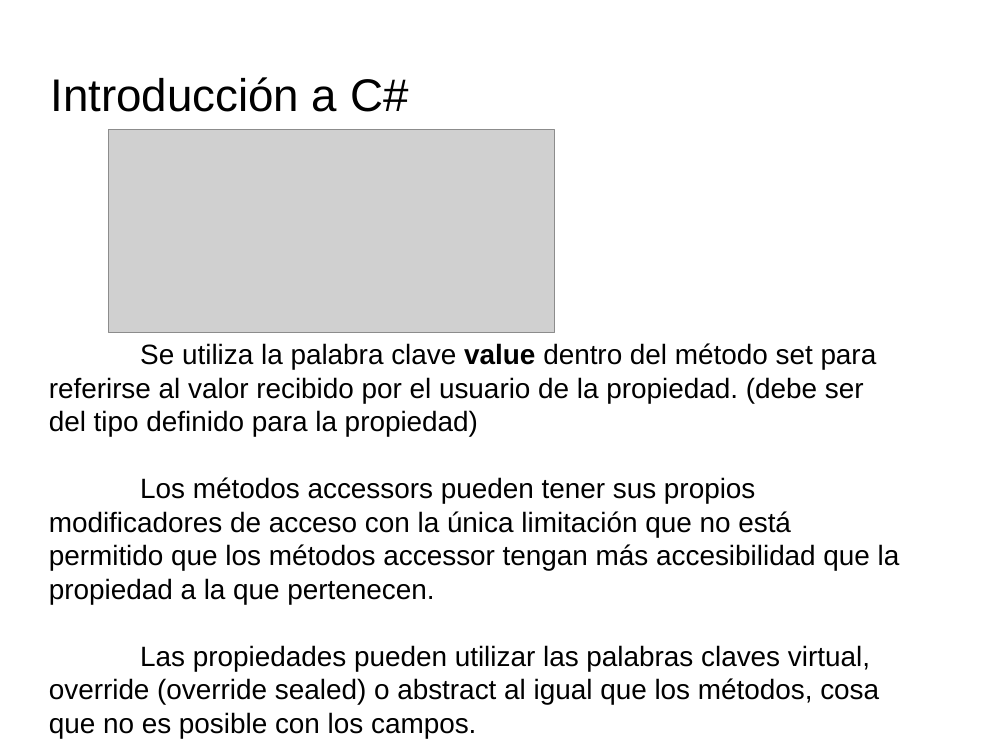
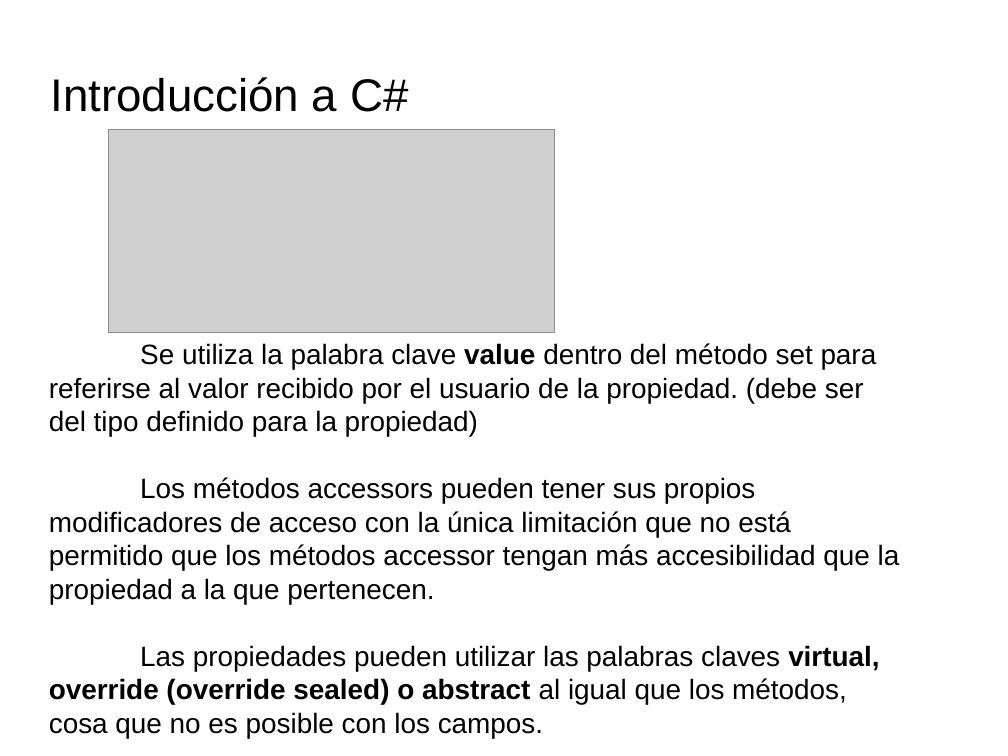
Before and after one commit to videojuegos-abastos/PMV, a slide deck: slide 8 of te/Tema 4 (Chema)/t4.3.- Definiendo miembros de una clase.odp. Drawn at 1008x756 pixels with LibreOffice and Linux fonts; fonts in the diff are those of the drawing; grey boxes stand for pictures; background and template pictures are left out. Boxes give left, top, right and bottom in pixels: in the first picture for what was removed or moved away, otherwise in the second. Text is boxed around its words. In the diff, an @@ line names an element or a change of style, - is before the commit and + after.

```diff
--- a/te/Tema 4 (Chema)/t4.3.- Definiendo miembros de una clase.odp
+++ b/te/Tema 4 (Chema)/t4.3.- Definiendo miembros de una clase.odp
@@ title "Se utiliza la palabra clave ..." at (x1=49, y1=343, x2=900, y2=738): bold on in "virtual, override (override sealed) o abstract" @@
```
Also in this commit, not shown: 10 other slides changed, 2 other files.
